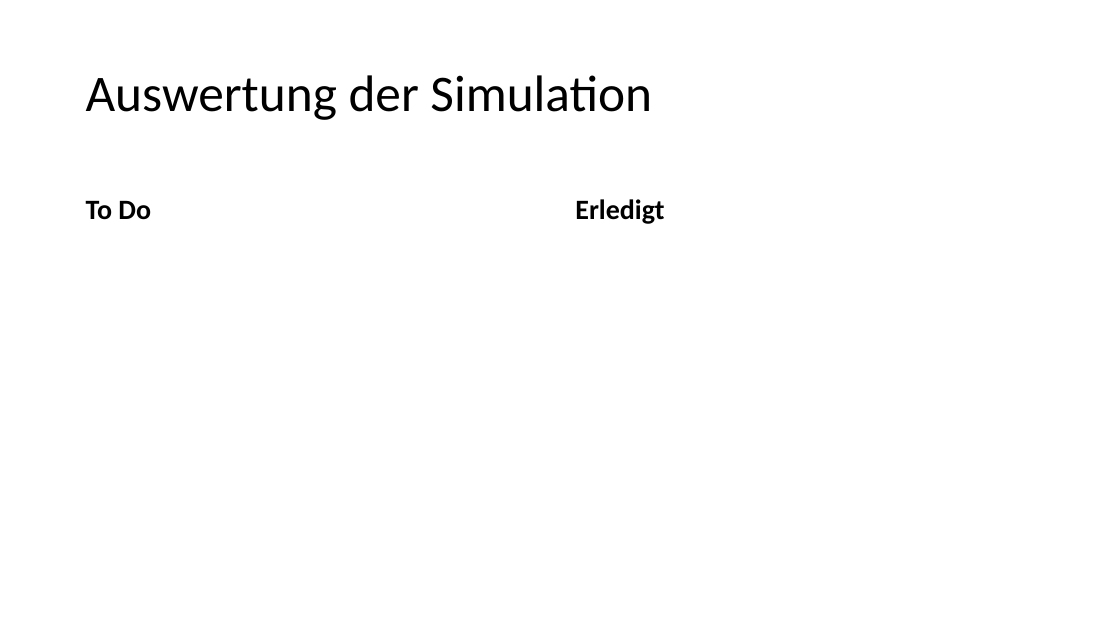
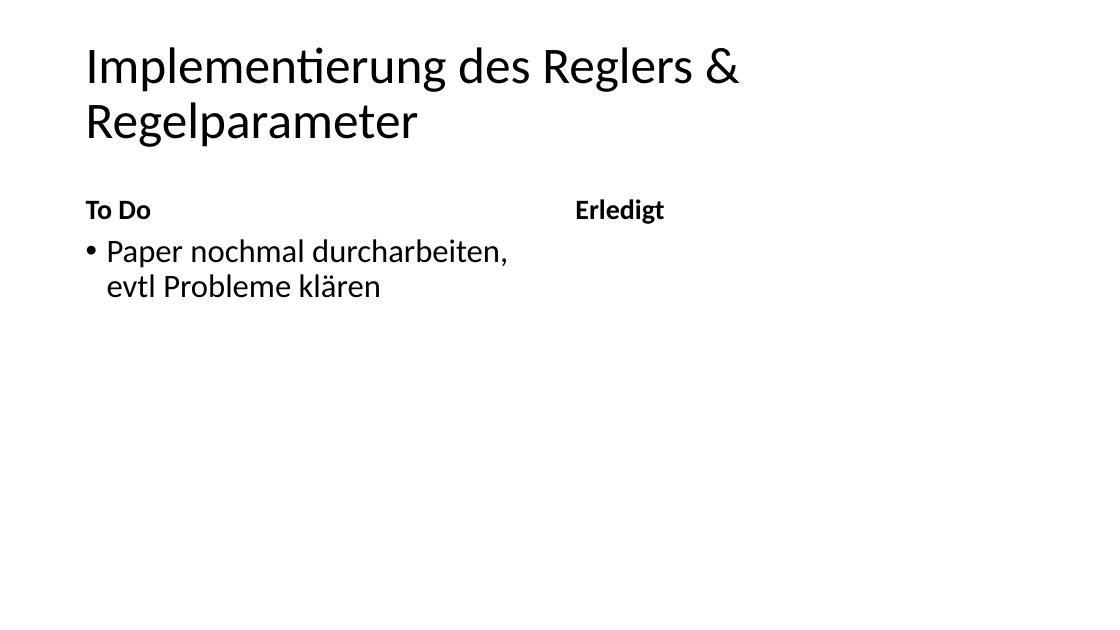
Before and after one commit to MD-cyb3/bachelor-thesis, a slide deck: slide 4 of Allgemeines/TimeLine.pptx. Drawn at 1120x630 pixels with LibreOffice and Linux fonts; fonts in the diff are those of the drawing. Boxes give left, top, right and bottom in pixels: in the first picture for what was removed or moved away, otherwise in the second. Text is boxed around its words. In the diff, an @@ line names an element or a change of style, - is before the commit and + after.

```diff
--- a/Allgemeines/TimeLine.pptx
+++ b/Allgemeines/TimeLine.pptx
@@ title at <box>86,47,693,147</box>: text changed @@
-Auswertung der Simulation
+Implementierung des Reglers & Regelparameter
@@ text added at <box>107,239,508,298</box>, 28 pt, text #000000 @@
+• Paper nochmal durcharbeiten, evtl Probleme klären
```
Also in this commit, not shown: 4 other slides changed.
